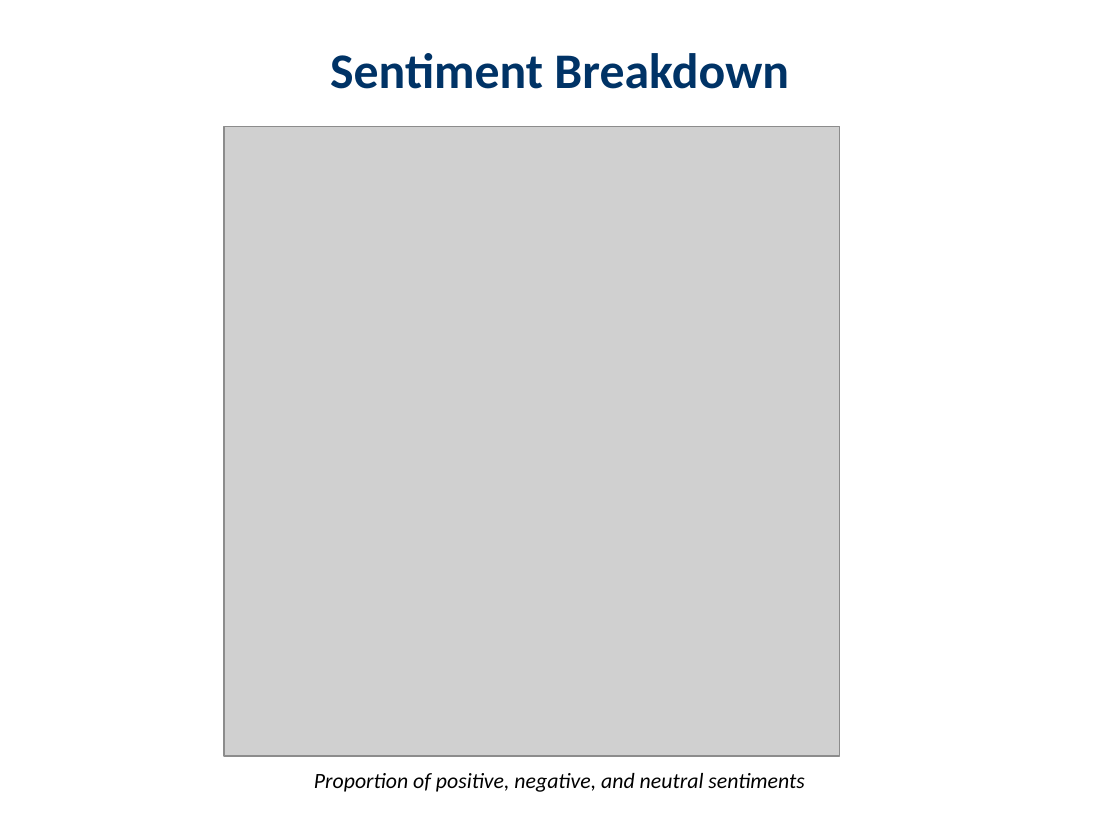
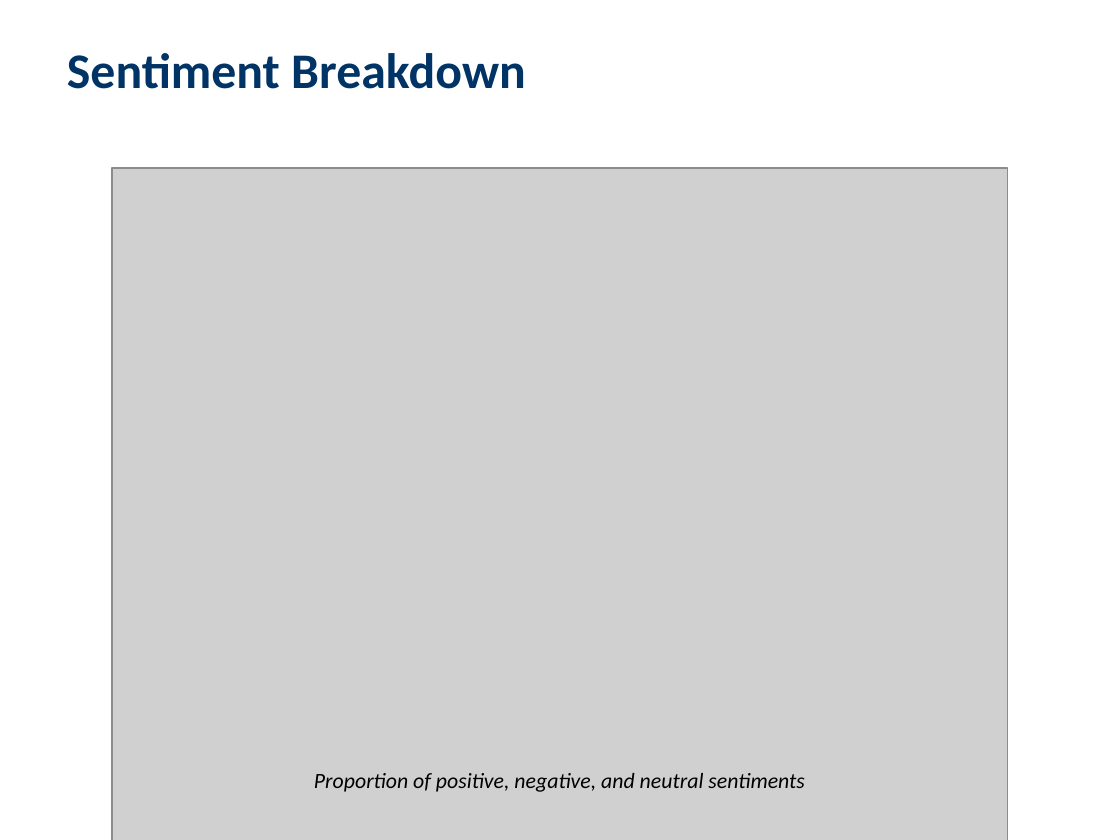
Before and after one commit to pablogrs/nifty_data, a slide deck: slide 25 of basic-navigation/Market_Analysis_Presentation.pptx. Drawn at 1120x840 pixels with LibreOffice and Linux fonts; fonts in the diff are those of the drawing; grey boxes stand for pictures. Boxes give left, top, right and bottom in pixels: in the first picture for what was removed or moved away, otherwise in the second. Text is boxed around its words. In the diff, an @@ line names an element or a change of style, - is before the commit and + after.

```diff
--- a/basic-navigation/Market_Analysis_Presentation.pptx
+++ b/basic-navigation/Market_Analysis_Presentation.pptx
@@ text "Sentiment Breakdown": place and size @@
-text "Sentiment Breakdown" at [330,53,789,89]
+text "Sentiment Breakdown" at [67,53,526,89]
@@ picture: place and size @@
-picture at [224,127,840,756]
+picture at [112,168,1008,840]
```
Also in this commit, not shown: 11 other slides changed, 1 slide added, 1 other file.
